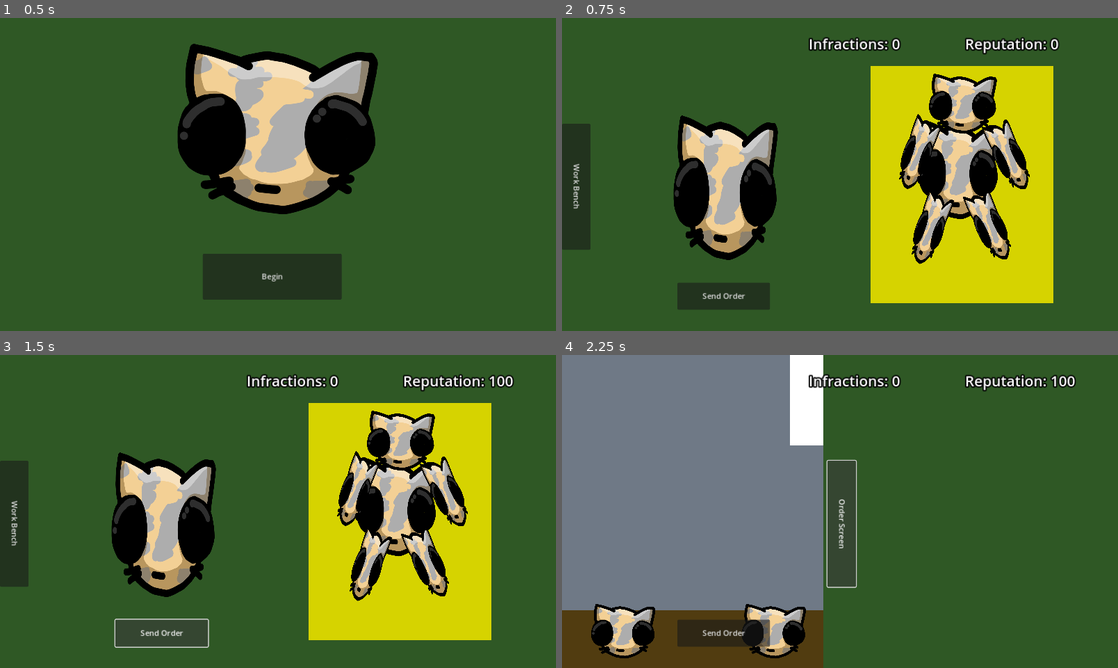
Above: before the commit, frames 1-4 (two rows, left to right).
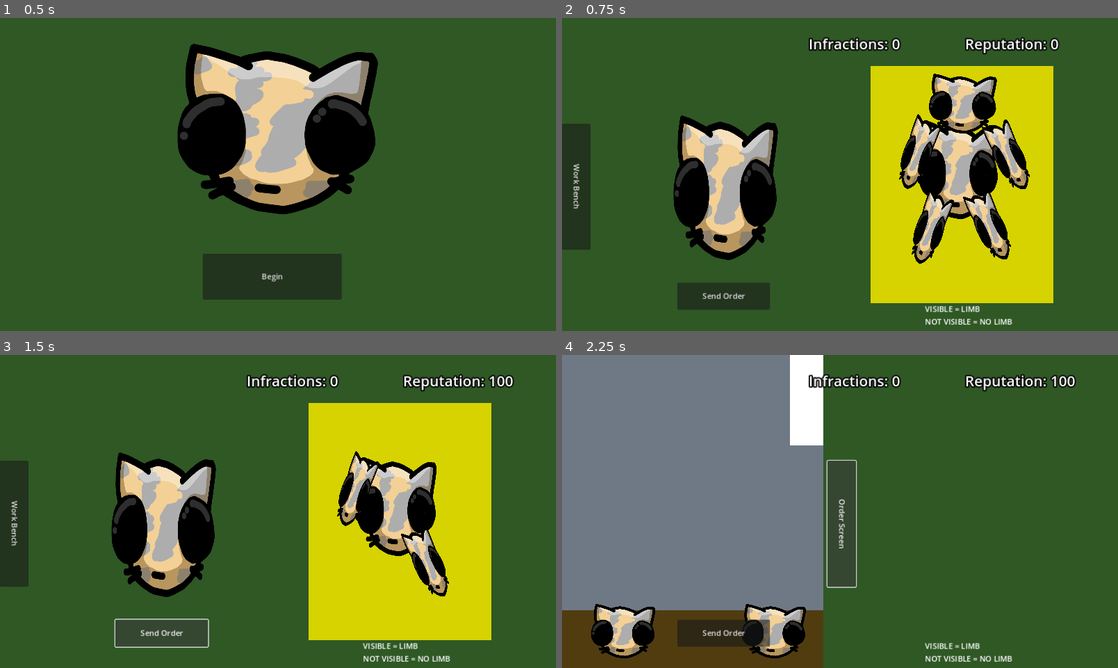
Above: after the commit, the same moments.

Repository: FakeAppleSauce/Minigame-Jam-Game
Game: Godot game, scene res://Scenes/home_page.tscn
The game is run twice, just before and just after one commit, with the same random seed, the same clock (stepped at 60 frames per second) and the same inputs.
Inputs:
- Up to frame 1 (0.5 s): no input
- Up to frame 2 (0.75 s): click "Begin" at 0.5 s
- Up to frame 3 (1.5 s): click "Send Order" at 1.25 s
- Up to frame 4 (2.25 s): click "Work Bench" at 2 s

Frame 1 is identical in both runs. In frame 2, 0.3% of the frame differs, in the area x 65-81%, y 92-98%; in frame 3, 4.0%, in the area x 62-85%, y 17-98%; in frame 4, 0.3%.

Commit message:
Visuals For Orders kind of

Diff:
--- a/Code/global.gd
+++ b/Code/global.gd
@@ -44,6 +44,8 @@
 var limbs = ["leftArm", "rightArm", "leftFoot", "rightFoot", "head"]
 var unlockedEffects = ["null", "none"]
 
+signal runOrderVisuals
+
 # Called when the node enters the scene tree for the first time.
 func _ready() -> void:
 	pass # Replace with function body.
@@ -57,3 +59,5 @@
 	for i in 5:
 		currentOrder[limbs[i - 1]] = unlockedEffects[randi_range(0, 1)]
 		print(str(limbs[i - 1]) + ": " + str(currentOrder[limbs[i - 1]]))
+
+	runOrderVisuals.emit()
--- a/Code/order_screen.gd
+++ b/Code/order_screen.gd
@@ -1,15 +1,25 @@
 extends Node2D
 
+#Joint References
 @onready var left_joint: PinJoint2D = $ZombieBuild/leftArm/leftJoint
 @onready var right_joint: PinJoint2D = $ZombieBuild/rightArm/rightJoint
 @onready var left_foot_joint: PinJoint2D = $ZombieBuild/leftFoot/leftFootJoint
 @onready var right_foot_joint: PinJoint2D = $ZombieBuild/rightFoot/rightFootJoint
 @onready var head_joint: PinJoint2D = $ZombieBuild/head/headJoint
 
+#Order Paper Sprite References
+@onready var leftArm: Sprite2D = $CurrentOrder/OrderLeftArm
+@onready var rightArm: Sprite2D = $CurrentOrder/OrderRightArm
+@onready var leftFoot: Sprite2D = $CurrentOrder/OrderLeftLeg
+@onready var rightFoot: Sprite2D = $CurrentOrder/OrderRightLeg
+@onready var head: Sprite2D = $CurrentOrder/OrderHead
+
+var limbs = ["leftArm", "rightArm", "leftFoot", "rightFoot", "head"]
+var limbEffect = [false, false, false, false, false]
 
 # Called when the node enters the scene tree for the first time.
 func _ready() -> void:
-	pass # Replace with function body.
+	Global.runOrderVisuals.connect(_run_order_visuals)
 
 
 # Called every frame. 'delta' is the elapsed time since the previous frame.
@@ -70,3 +80,17 @@
 func setCurrentLimb(limbType: String, limbEffect: String, limbID: int):
 	Global.currentBuildStatus[str(limbType)]["effect"] = limbEffect
 	Global.currentBuildStatus[str(limbType)]["ID"] = limbID
+
+var tempVar = "nothin"
+func _run_order_visuals():
+	for i in 5:
+		if Global.currentOrder[limbs[i - 1]] == "null":
+			limbEffect[i - 1] = false
+		elif Global.currentOrder[limbs[i - 1]] == "none":
+			limbEffect[i - 1] = true
+
+	leftArm.visible = limbEffect[0]
+	rightArm.visible = limbEffect[1]
+	leftFoot.visible = limbEffect[2]
+	rightFoot.visible = limbEffect[3]
+	head.visible = limbEffect[4]
--- a/Scenes/MainGame.tscn
+++ b/Scenes/MainGame.tscn
@@ -236,7 +236,7 @@
 scale = Vector2(0.0665, 0.206)
 texture = ExtResource("2_etg1v")
 
-[node name="OrderLeftLeg2" type="Sprite2D" parent="OrderScreen/CurrentOrder"]
+[node name="OrderRightLeg" type="Sprite2D" parent="OrderScreen/CurrentOrder"]
 position = Vector2(763.757, 433.5)
 rotation = 0.31765
 scale = Vector2(0.0665, 0.206)
@@ -390,6 +390,15 @@
 theme_override_font_sizes/font_size = 30
 text = "Infractions: 0"
 
+[node name="TEMPORARYTEXT" type="Label" parent="UI"]
+layout_mode = 0
+offset_left = 752.0
+offset_top = 591.0
+offset_right = 933.0
+offset_bottom = 640.0
+text = "VISIBLE = LIMB
+NOT VISIBLE = NO LIMB"
+
 [node name="Limbs" type="Node2D" parent="."]
 
 [node name="Limb" parent="Limbs" instance=ExtResource("5_rqysd")]
Binary file changed: index.icon.png
Not shown, changed: index.html
Not shown, changed: index.pck
